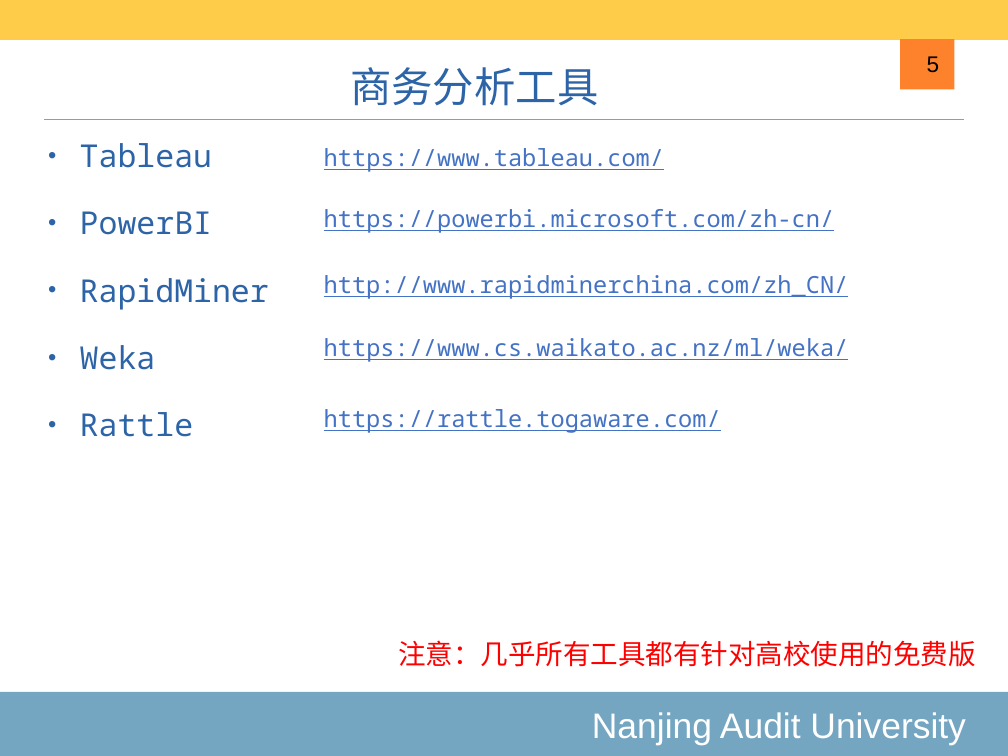
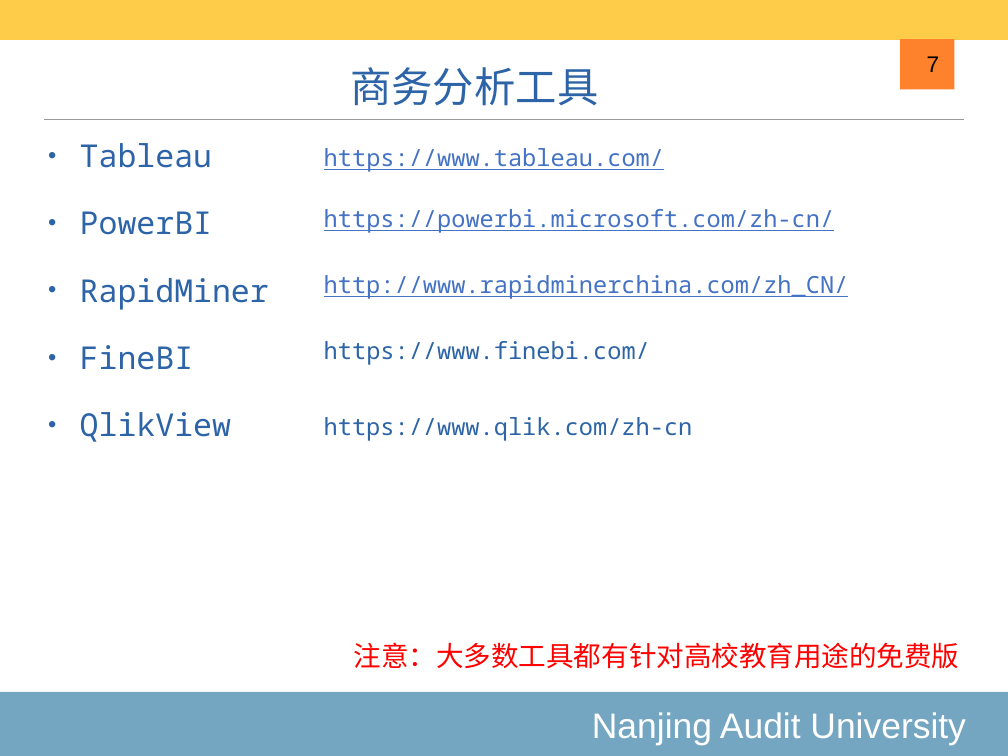
Before and after one commit to exoplanetX/DataAnalytics, a slide deck: slide 7 of 2020-1-绪论.pptx (slide 5 before the commit). Drawn at 1008x756 pixels with LibreOffice and Linux fonts; fonts in the diff are those of the drawing. Boxes give left, top, right and bottom in pixels: in the first picture for what was removed or moved away, otherwise in the second. Text is boxed around its words. In the diff, an @@ line names an element or a change of style, - is before the commit and + after.

```diff
--- a/2020-1-绪论.pptx
+++ b/2020-1-绪论.pptx
@@ page number at (x1=927, y1=56, x2=940, y2=72): text changed @@
-5
+7
@@ text at (x1=80, y1=345, x2=231, y2=442): text changed @@
-• Weka
-• Rattle
+• FineBI
+• QlikView
@@ text removed at (x1=324, y1=338, x2=849, y2=362) @@
-https://www.cs.waikato.ac.nz/ml/weka/
@@ text added at (x1=324, y1=341, x2=650, y2=365), 24 pt, text #2C64A7 @@
+https://www.finebi.com/
@@ text at (x1=324, y1=417, x2=693, y2=441): text changed; text colour #4472C4 to #2C64A7 @@
-https://rattle.togaware.com/
+https://www.qlik.com/zh-cn
@@ text at (x1=354, y1=642, x2=960, y2=669): text changed @@
-注意：几乎所有工具都有针对高校使用的免费版
+注意：大多数工具都有针对高校教育用途的免费版
```
Also in this commit, not shown: 9 other slides changed, 2 slides added, 2 other files.
